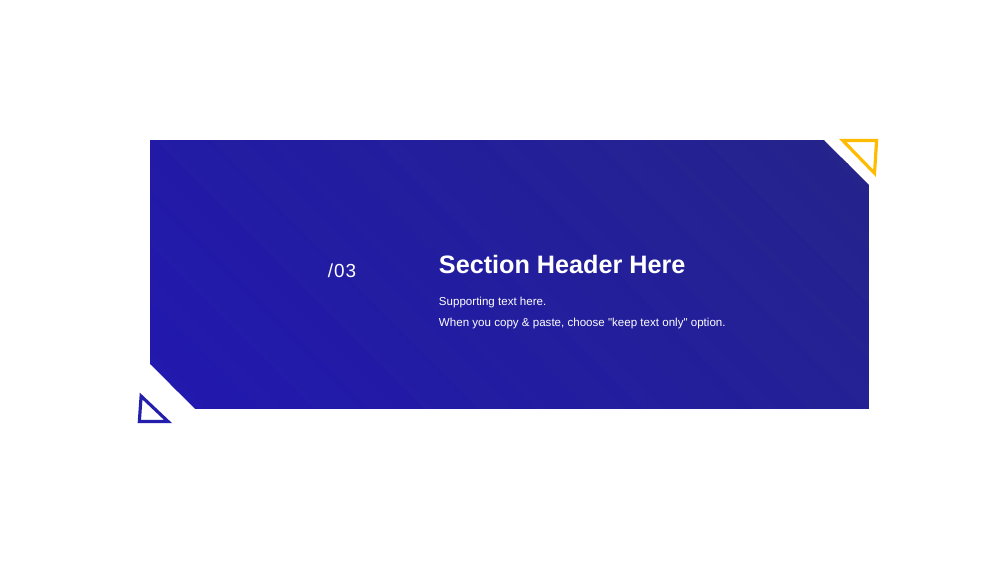
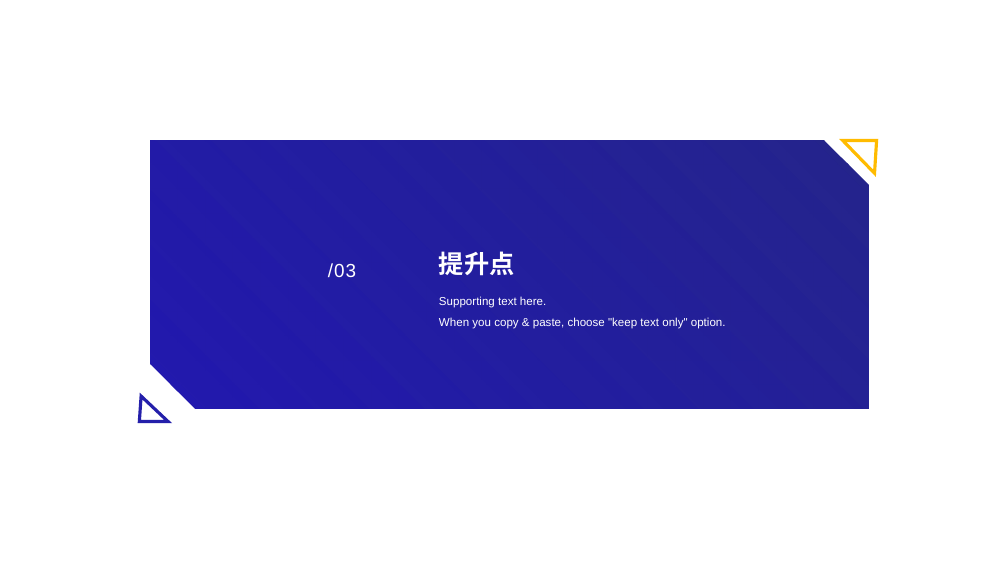
Before and after one commit to czx-dev/note, a slide deck: slide 7 of 陈仲贤述职答辩.pptx (slide 15 before the commit). Drawn at 1008x567 pixels with LibreOffice and Linux fonts; fonts in the diff are those of the drawing. Boxes give left, top, right and bottom in pixels: in the first picture for what was removed or moved away, otherwise in the second. Text is boxed around its words. In the diff, an @@ line names an element or a change of style, - is before the commit and + after.

```diff
--- a/陈仲贤述职答辩.pptx
+++ b/陈仲贤述职答辩.pptx
@@ title at [439, 251, 515, 276]: text changed @@
-Section Header Here
+提升点
```
Also in this commit, not shown: 5 other slides changed, 5 slides added, 24 slides removed.
